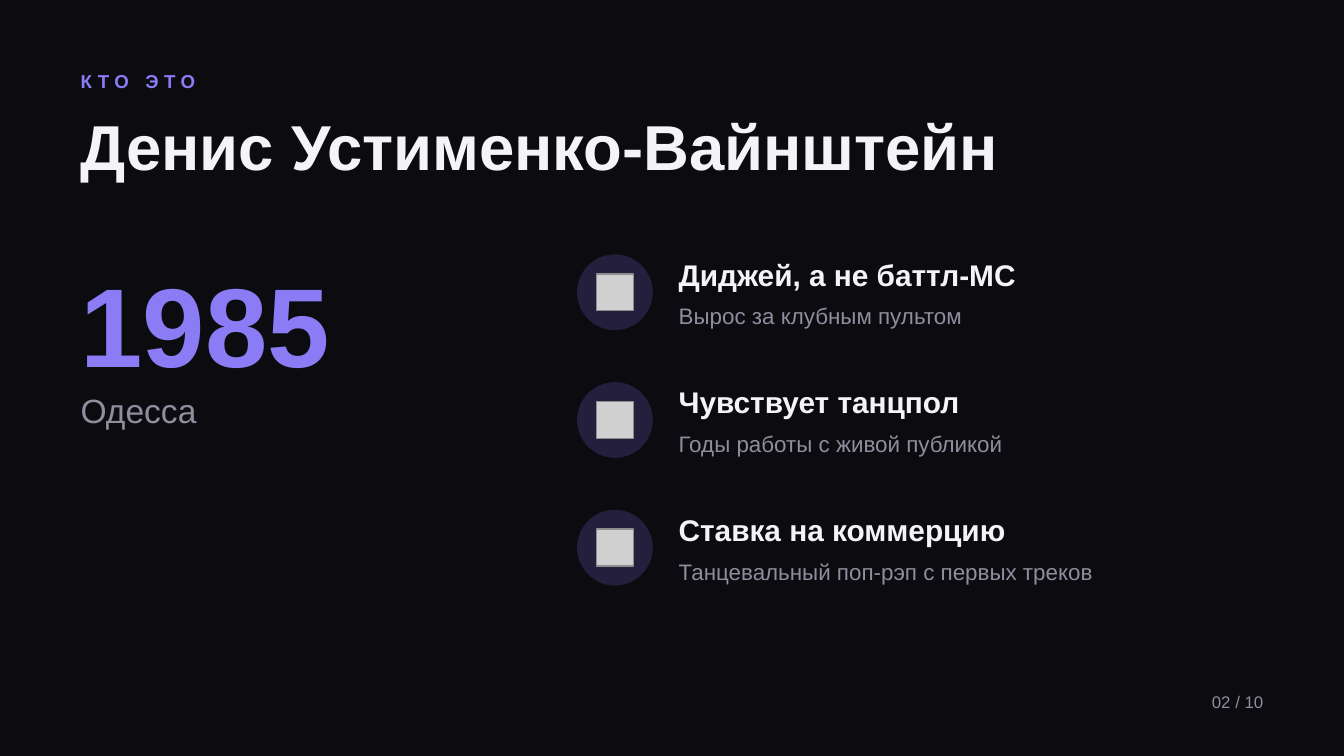
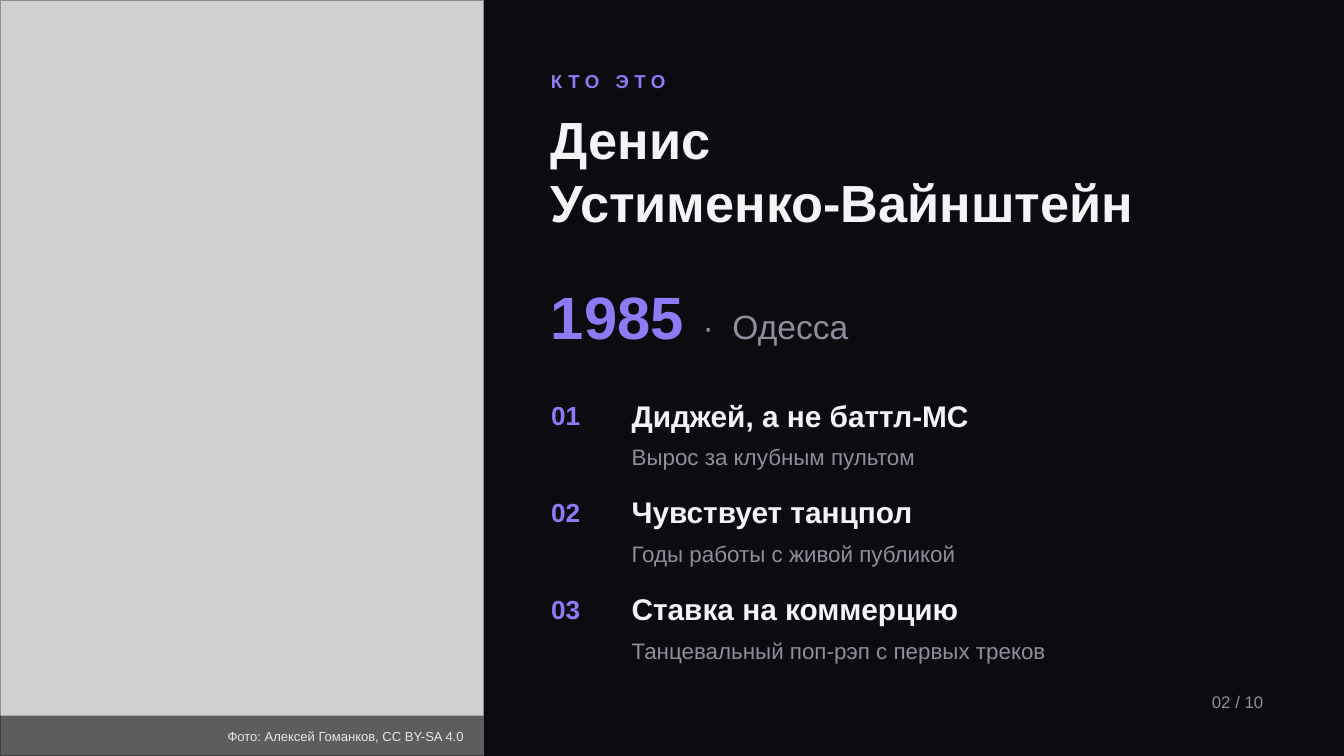
Before and after one commit to KRIEZIEYR/aaaaaaaaaaaaaaaaaa, a slide deck: slide 2 of Dzhigan_v2.pptx. Drawn at 1344x756 pixels with LibreOffice and Linux fonts; fonts in the diff are those of the drawing; grey boxes stand for pictures. Boxes give left, top, right and bottom in pixels: in the first picture for what was removed or moved away, otherwise in the second. Text is boxed around its words. In the diff, an @@ line names an element or a change of style, - is before the commit and + after.

```diff
--- a/Dzhigan_v2.pptx
+++ b/Dzhigan_v2.pptx
@@ picture added at bbox=[0, 0, 484, 755] @@
@@ text "КТО ЭТО": place and size @@
-text "КТО ЭТО" at bbox=[81, 75, 195, 88]
+text "КТО ЭТО" at bbox=[551, 75, 666, 88]
@@ text at bbox=[551, 123, 1133, 223]: text changed; size 34 to 28 pt @@
-Денис Устименко-Вайнштейн
+Денис
+Устименко-Вайнштейн
@@ ellipse removed at bbox=[578, 255, 652, 329] @@
@@ text at bbox=[551, 297, 848, 345]: text changed @@
-1985
-Одесса
+1985 · Одесса
@@ text "1985 · Одесса" at bbox=[551, 297, 848, 345]: vertical alignment top to middle @@
@@ picture removed at bbox=[597, 274, 634, 312] @@
@@ ellipse removed at bbox=[578, 383, 652, 457] @@
@@ text added at bbox=[551, 406, 580, 426], 14 pt, text #8B7CF6, bold @@
+01
@@ picture removed at bbox=[597, 402, 634, 439] @@
@@ text "Диджей, а не баттл-МС": place and size @@
-text "Диджей, а не баттл-МС" at bbox=[679, 263, 1016, 291]
+text "Диджей, а не баттл-МС" at bbox=[632, 404, 969, 432]
@@ text "Вырос за клубным пультом": place and size @@
-text "Вырос за клубным пультом" at bbox=[679, 308, 962, 329]
+text "Вырос за клубным пультом" at bbox=[632, 449, 915, 470]
@@ text added at bbox=[551, 503, 580, 523], 14 pt, text #8B7CF6, bold @@
+02
@@ text "Чувствует танцпол": place and size @@
-text "Чувствует танцпол" at bbox=[679, 392, 960, 419]
+text "Чувствует танцпол" at bbox=[632, 502, 912, 529]
@@ ellipse removed at bbox=[578, 511, 652, 585] @@
@@ picture removed at bbox=[597, 530, 634, 567] @@
@@ text "Годы работы с живой публикой": place and size @@
-text "Годы работы с живой публикой" at bbox=[679, 435, 1002, 457]
+text "Годы работы с живой публикой" at bbox=[632, 545, 955, 567]
@@ text "Ставка на коммерцию": place and size @@
-text "Ставка на коммерцию" at bbox=[679, 520, 1005, 546]
+text "Ставка на коммерцию" at bbox=[632, 599, 958, 626]
@@ text added at bbox=[551, 600, 580, 620], 14 pt, text #8B7CF6, bold @@
+03
@@ text "Танцевальный поп-рэп с первых треков": place and size @@
-text "Танцевальный поп-рэп с первых треков" at bbox=[679, 563, 1092, 585]
+text "Танцевальный поп-рэп с первых треков" at bbox=[632, 642, 1045, 664]
@@ rectangle added at bbox=[0, 716, 484, 756], fill #000000 at 55% opacity @@
@@ text added at bbox=[228, 731, 464, 743], 7 pt, text #E6E6EC @@
+Фото: Алексей Гоманков, CC BY-SA 4.0
```
Also in this commit, not shown: 9 other slides changed.
